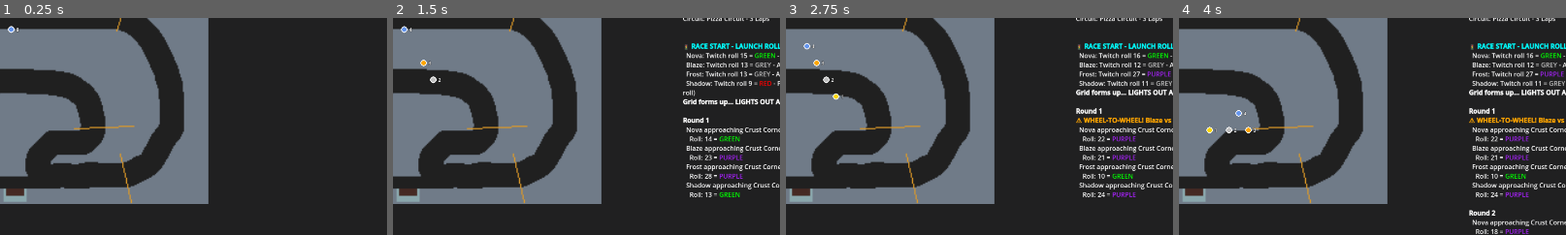
Above: before the commit, frames 1-4 (left to right).
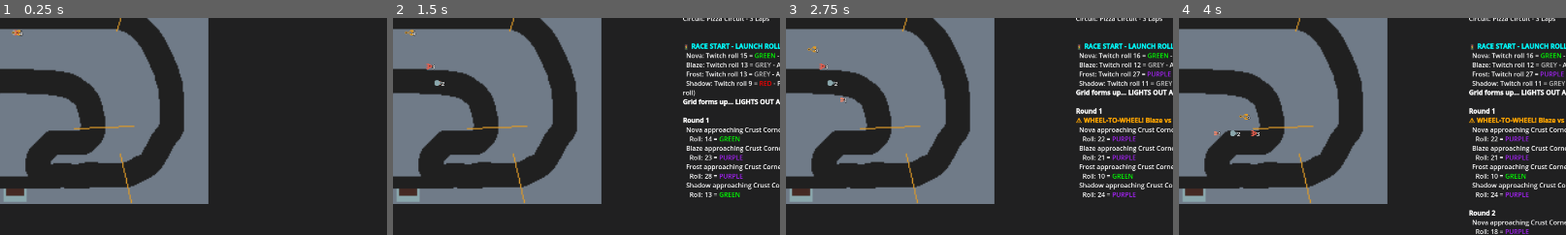
Above: after the commit, the same moments.

Repository: computersaucegames/nc
Game: Godot game, scene res://scenes/tests/RaceTestScene.tscn
The game is run twice, just before and just after one commit, with the same random seed, the same clock (stepped at 60 frames per second) and the same inputs. The project has no main scene, so this scene is started directly.
Inputs:
- Up to frame 1 (0.25 s): no input
- Up to frame 2 (1.5 s): click "Start Race" at 0.5 s; click "Start Race" at 1.25 s
- Up to frame 3 (2.75 s): click "Start Race" at 2 s
- Up to frame 4 (4 s): click "Pause" at 2.75 s; click "Resume" at 3.5 s
The pictures show only the part of the screen within x 36-86%, y 14-64%; the shares and areas given below are measured in that part.

The runs differ from the first frame. In frame 1, 0.1% of the frame differs, in the area x 2-7%, y 3-9%; in frame 2, 0.3%; in frame 3, 0.4%, in the area x 4-16%, y 11-40%; in frame 4, 0.3%.

Commit message:
Replace pilot markers with pod racer sprites
- Use pod racer images (classic, bigblue, 3 wide, pod) instead of colored circles
- Each pilot gets a unique pod sprite cycling through the 4 available
- Apply color modulation for pilots 5-8 to distinguish them
- Scale sprites 2x for better visibility
- Update position labels with larger font and outline

Pod assignments:
- P1: Classic (red) - white modulate
- P2: BigBlue (blue) - white modulate
- P3: 3 Wide (red/orange) - white modulate
- P4: Pod (yellow) - white modulate
- P5+: Cycle through pods with color tints

Diff:
--- a/scripts/ui/CircuitDisplay.gd
+++ b/scripts/ui/CircuitDisplay.gd
@@ -22,15 +22,25 @@
 
 # Pilot icon scene to instantiate (can be customized)
 const PILOT_ICON_SIZE = 16
+
+# Pod racer sprites for pilot icons
+const POD_SPRITES = [
+	"res://resources/art/classic-Recovered.png",
+	"res://resources/art/bigblue-Recovered.png",
+	"res://resources/art/3 wide-Recovered.png",
+	"res://resources/art/pod-Recovered.png",
+]
+
+# Colors to modulate pods (for pilots beyond 4)
 const PILOT_COLORS = [
-	Color.GOLD,           # 1st place
-	Color.SILVER,         # 2nd place
-	Color.ORANGE,         # 3rd place
-	Color.CORNFLOWER_BLUE, # 4th place
-	Color.HOT_PINK,       # 5th place
-	Color.LAWN_GREEN,     # 6th place
-	Color.PURPLE,         # 7th place
-	Color.CYAN            # 8th place
+	Color.WHITE,          # 1st - classic (red)
+	Color.WHITE,          # 2nd - bigblue (blue)
+	Color.WHITE,          # 3rd - 3 wide (red/orange)
+	Color.WHITE,          # 4th - pod (yellow)
+	Color.HOT_PINK,       # 5th - classic + pink tint
+	Color.LAWN_GREEN,     # 6th - bigblue + green tint
+	Color.PURPLE,         # 7th - 3 wide + purple tint
+	Color.CYAN            # 8th - pod + cyan tint
 ]
 
 func _ready():
@@ -86,7 +96,7 @@
 		path_follow.rotates = false  # Keep icons upright
 		path_follow.loop = true
 
-		# Create visual marker (colored circle)
+		# Create visual marker (pod racer sprite)
 		var icon = _create_pilot_icon(i, pilot.get("name", "Pilot %d" % i))
 		path_follow.add_child(icon)
 
@@ -94,46 +104,33 @@
 		pilot_markers[i] = path_follow
 		print("DEBUG: Created marker for pilot %d (%s)" % [i, pilot.get("name", "Unknown")])
 
-## Create a simple colored circle icon for a pilot using draw calls
-func _create_pilot_icon(pilot_index: int, pilot_name: String) -> Control:
-	var icon = Control.new()
-	icon.custom_minimum_size = Vector2(PILOT_ICON_SIZE * 2, PILOT_ICON_SIZE * 2)
-	icon.set_anchors_preset(Control.PRESET_CENTER)
-	icon.position = Vector2(-PILOT_ICON_SIZE, -PILOT_ICON_SIZE)
+## Create a pod racer sprite icon for a pilot
+func _create_pilot_icon(pilot_index: int, pilot_name: String) -> Node2D:
+	var container = Node2D.new()
 
-	# Use a simple colored panel
-	var panel = Panel.new()
-	panel.custom_minimum_size = Vector2(PILOT_ICON_SIZE, PILOT_ICON_SIZE)
-	panel.size = Vector2(PILOT_ICON_SIZE, PILOT_ICON_SIZE)
-	panel.position = Vector2(0, 0)
+	# Load the pod sprite
+	var sprite = Sprite2D.new()
+	var pod_index = pilot_index % POD_SPRITES.size()
+	sprite.texture = load(POD_SPRITES[pod_index])
+	sprite.modulate = PILOT_COLORS[pilot_index % PILOT_COLORS.size()]
 
-	# Create a StyleBox for colored background
-	var style = StyleBoxFlat.new()
-	style.bg_color = PILOT_COLORS[pilot_index % PILOT_COLORS.size()]
-	style.border_color = Color.WHITE
-	style.border_width_left = 2
-	style.border_width_right = 2
-	style.border_width_top = 2
-	style.border_width_bottom = 2
-	style.corner_radius_top_left = PILOT_ICON_SIZE / 2
-	style.corner_radius_top_right = PILOT_ICON_SIZE / 2
-	style.corner_radius_bottom_left = PILOT_ICON_SIZE / 2
-	style.corner_radius_bottom_right = PILOT_ICON_SIZE / 2
-	panel.add_theme_stylebox_override("panel", style)
+	# Scale up the sprite (adjust as needed for visibility)
+	sprite.scale = Vector2(2.0, 2.0)
+
+	container.add_child(sprite)
 
 	# Label with position number
 	var label = Label.new()
 	label.text = str(pilot_index + 1)
-	label.position = Vector2(PILOT_ICON_SIZE + 4, 0)
+	label.position = Vector2(12, -8)  # Position next to sprite
 	label.add_theme_color_override("font_color", Color.WHITE)
-	label.add_theme_font_size_override("font_size", 12)
+	label.add_theme_font_size_override("font_size", 14)
 	label.add_theme_color_override("font_outline_color", Color.BLACK)
-	label.add_theme_constant_override("outline_size", 2)
+	label.add_theme_constant_override("outline_size", 3)
 
-	icon.add_child(panel)
-	icon.add_child(label)
+	container.add_child(label)
 
-	return icon
+	return container
 
 ## Update a single pilot's position on the track
 ## Parameters:
